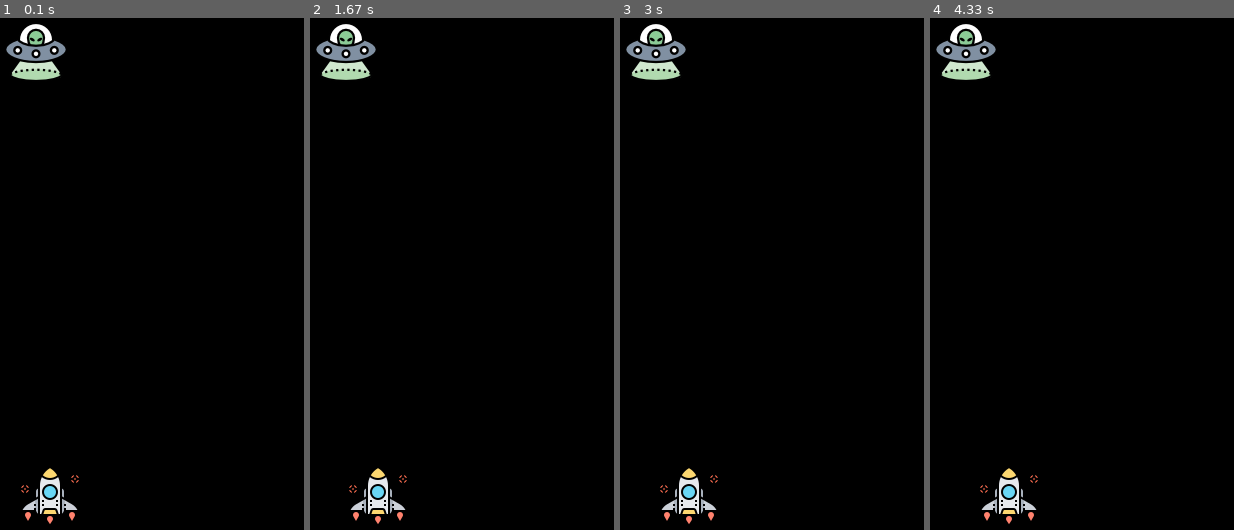
Above: before the commit, frames 1-4 (left to right).
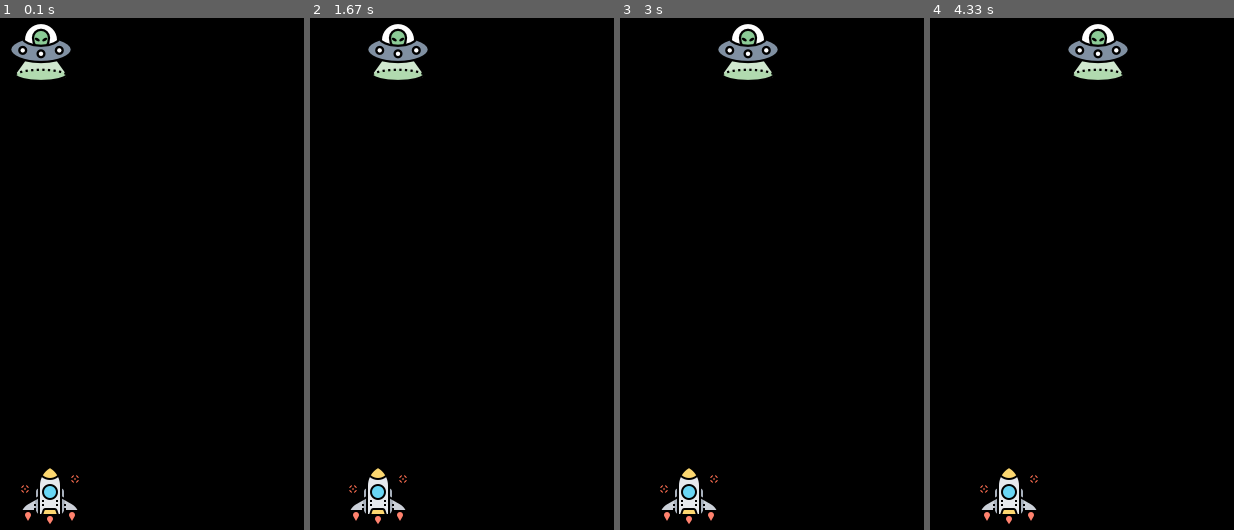
Above: after the commit, the same moments.

Repository: stephenh67/pygame_programs
Game: pygame game, started from space_invaders/si.py
The game is run twice, just before and just after one commit, with the same random seed, the same clock (stepped at 60 frames per second) and the same inputs.
Inputs:
- Up to frame 1 (0.1 s): no input
- Up to frame 2 (1.67 s): hold Right 0.33-0.8 s; hold Right 0.83-1.3 s; hold Left from 1.33 s (still down)
- Up to frame 3 (3 s): release Left at 1.87 s; hold Left 1.9-2.3 s; hold Right 2.33-2.97 s
- Up to frame 4 (4.33 s): hold Left 3-3.47 s; hold Right 3.5-3.97 s; hold Right from 4 s (still down)

The runs differ from the first frame. In frame 1, 1.0% of the frame differs, in the area x 1-24%, y 1-13%; in frame 2, 2.4%; in frame 3, 2.5%, in the area x 1-52%, y 1-13%; in frame 4, 2.5%.

Commit message:
add alien boundaries

Diff:
--- a/space_invaders/si.py
+++ b/space_invaders/si.py
@@ -7,6 +7,7 @@
 screen_width = 800
 screen_height = 600
 player_width = 64
+enemy_width = 64
 
 screen = pygame.display.set_mode((screen_width, screen_height))
 
@@ -25,8 +26,8 @@
 alien_img = pygame.image.load('images/alien.png')
 enemy_x = 370
 enemy_y = 80
-enemy_x_change = 0
-
+enemy_x_change = .5
+enemy_y_change = 40
 
 def player(x, y):
     screen.blit(player_img, (int(x), int(y)))
@@ -57,6 +58,7 @@
             if event.key == pygame.K_LEFT or event.key == pygame.K_RIGHT:
                 player_x_change = 0
 
+    # checking for boundaries shi[
     player_x += player_x_change
 
     if player_x <= 0:
@@ -64,6 +66,15 @@
     elif player_x >= screen_width - player_width:
         player_x = screen_width- player_width
 
+    #
+    enemy_x += enemy_x_change
+
+    if enemy_x <= 0:
+        enemy_x_change = .5
+    elif enemy_x >= screen_width - enemy_width:
+        enemy_x_change = -.5
+
     player(player_x, player_y)
+    enemy(enemy_x,enemy_y)
     enemy(enemy_x, enemy_y)
     pygame.display.update()
